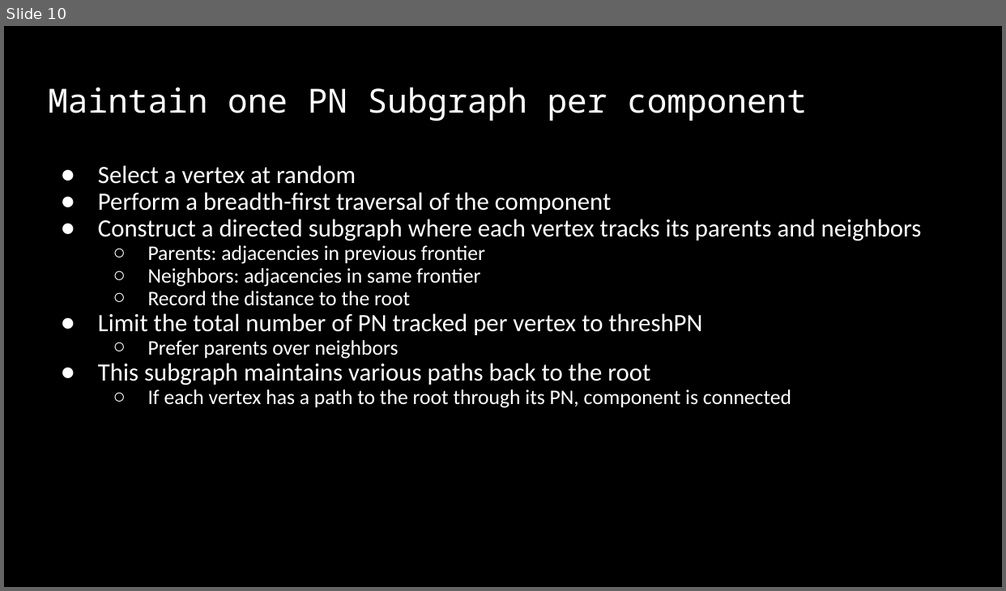
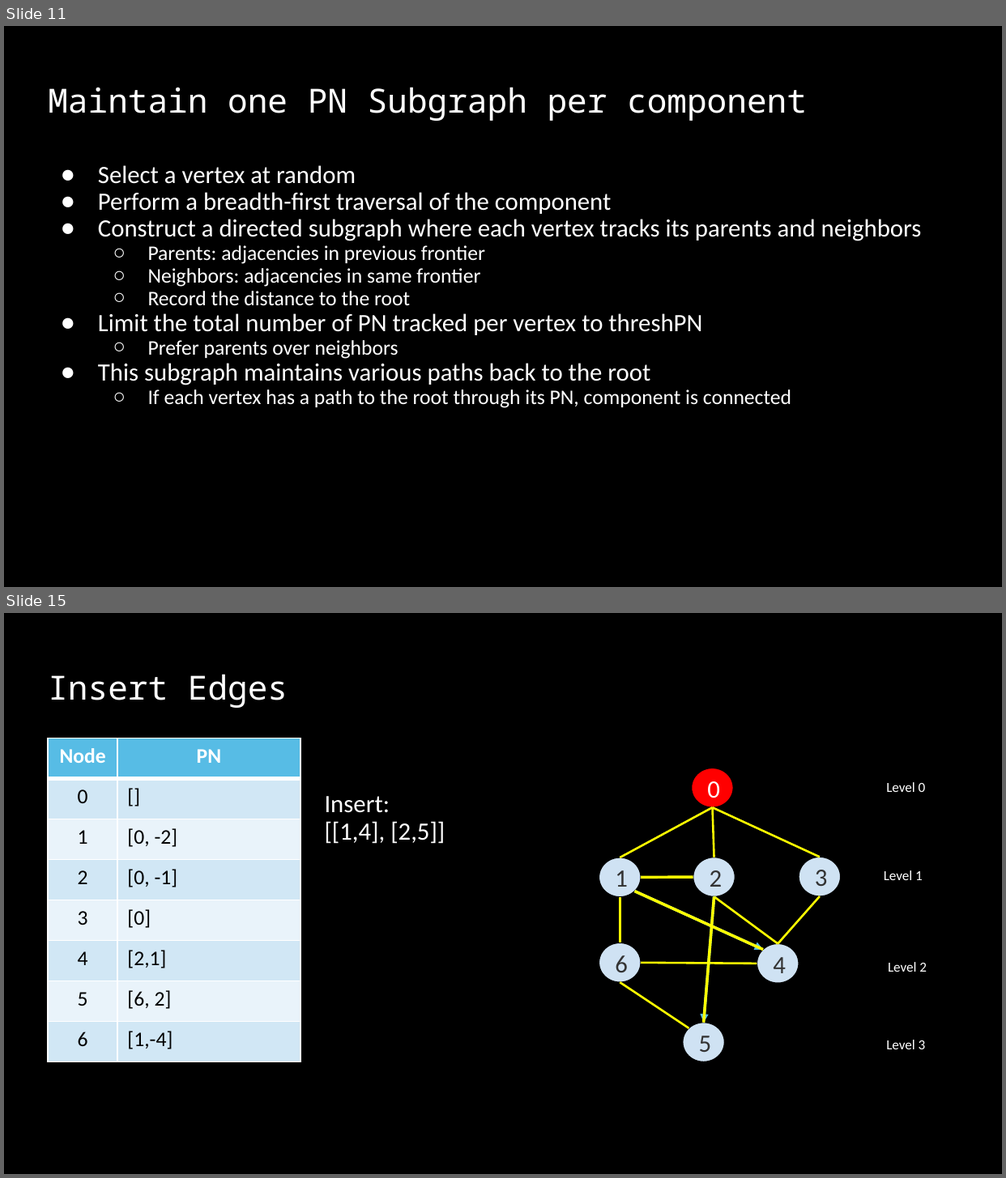
Before and after one commit to molr298/graph-mining-project, a slide deck: Graphmining-project.pptx. Shown one above the other, each under a label of ours: slide 10 before the commit, slides 11 and 15 after it; the slides between them are not shown. The pictures are 1006x591 and 1006x1178 pixels, drawn with LibreOffice and Linux fonts; fonts in the diff are those of the drawing; background and template pictures are left out. Boxes give left, top, right and bottom in pixels: in the first picture for what was removed or moved away, otherwise in the second. Text is boxed around its words. In the diff, an @@ line names an element or a change of style, - is before the commit and + after.

```diff
--- a/Graphmining-project.pptx
+++ b/Graphmining-project.pptx
@@ slide 15 added at <box>4,613,1002,1174</box>, background picture (left out) @@
@@ title added at <box>48,674,288,708</box>, 24 pt, text #FFFFFF @@
+Insert Edges
@@ table added at <box>48,739,300,1062</box>, 8 rows, 2 columns @@
+Node | PN
+0 | []
+1 | [0, -2]
+2 | [0, -1]
+3 | [0]
+4 | [2,-6]
+5 | [6]
+6 | [1,-4]
@@ table added at <box>48,739,300,1062</box>, 8 rows, 2 columns @@
+Node | PN
+0 | []
+1 | [0, -2]
+2 | [0, -1]
+3 | [0]
+4 | [2,1]
+5 | [6, 2]
+6 | [1,-4]
@@ table added at <box>49,739,301,1062</box>, 8 rows, 2 columns @@
+Node | PN
+0 | []
+1 | [0, -2]
+2 | [0, -1]
+3 | [0]
+4 | [2,-6]
+5 | [6, 2]
+6 | [1,-4]
@@ ellipse added at <box>692,768,734,807</box>, fill #FF0000, outline #000000 0.75 pt, 18 pt, text #FFFFFF @@
+0
@@ text added at <box>886,782,926,792</box>, 10 pt, text #FFFFFF @@
+Level 0
@@ text added at <box>325,796,445,844</box>, 18 pt, text #FFFFFF @@
+Insert:
+[[1,4], [2,5]]
@@ line added from (713, 807) to (620, 858), #FFFF00 1.5 pt @@
@@ line added from (713, 807) to (820, 858), #FFFF00 1.5 pt @@
@@ line added from (713, 807) to (714, 858), #FFFF00 1.5 pt @@
@@ ellipse added at <box>599,858,641,897</box>, fill #CFE2F3, outline #000000 0.75 pt, 18 pt, text #333333 @@
+1
@@ line added from (641, 877) to (693, 877), #FFFF00 2 pt @@
@@ ellipse added at <box>693,858,735,897</box>, fill #CFE2F3, outline #000000 0.75 pt, 18 pt, text #333333 @@
+2
@@ ellipse added at <box>799,858,840,897</box>, fill #CFE2F3, outline #000000 0.75 pt, 18 pt, text #333333 @@
+3
@@ text added at <box>884,871,923,880</box>, 10 pt, text #FFFFFF @@
+Level 1
@@ line added from (620, 897) to (620, 943), #FFFF00 1.5 pt @@
@@ arrow added from (635, 892) to (764, 949), #57BCE5 2 pt @@
@@ line added from (635, 892) to (764, 949), #FFFF00 2 pt @@
@@ arrow added from (714, 897) to (704, 1023), #57BCE5 2 pt @@
@@ line added from (714, 897) to (704, 1023), #FFFF00 2 pt @@
@@ line added from (714, 897) to (778, 944), #FFFF00 1.5 pt @@
@@ line added from (820, 897) to (778, 944), #FFFF00 1.5 pt @@
@@ ellipse added at <box>599,943,641,983</box>, fill #CFE2F3, outline #000000 0.75 pt, 18 pt, text #333333 @@
+6
@@ ellipse added at <box>756,944,799,984</box>, fill #CFE2F3, outline #000000 0.75 pt, 18 pt, text #333333 @@
+4
@@ line added from (756, 963) to (641, 963), #FFFF00 1.5 pt @@
@@ text added at <box>888,962,927,972</box>, 10 pt, text #FFFFFF @@
+Level 2
@@ line added from (620, 982) to (688, 1029), #FFFF00 1.5 pt @@
@@ ellipse added at <box>683,1023,725,1063</box>, fill #CFE2F3, outline #000000 0.75 pt, 18 pt, text #333333 @@
+5
@@ text added at <box>886,1040,926,1050</box>, 10 pt, text #FFFFFF @@
+Level 3
@@ what was slide 10 is now slide 11 @@
```
Also in this commit, not shown: 8 slides changed, 8 other slides added, 4 slides removed.
